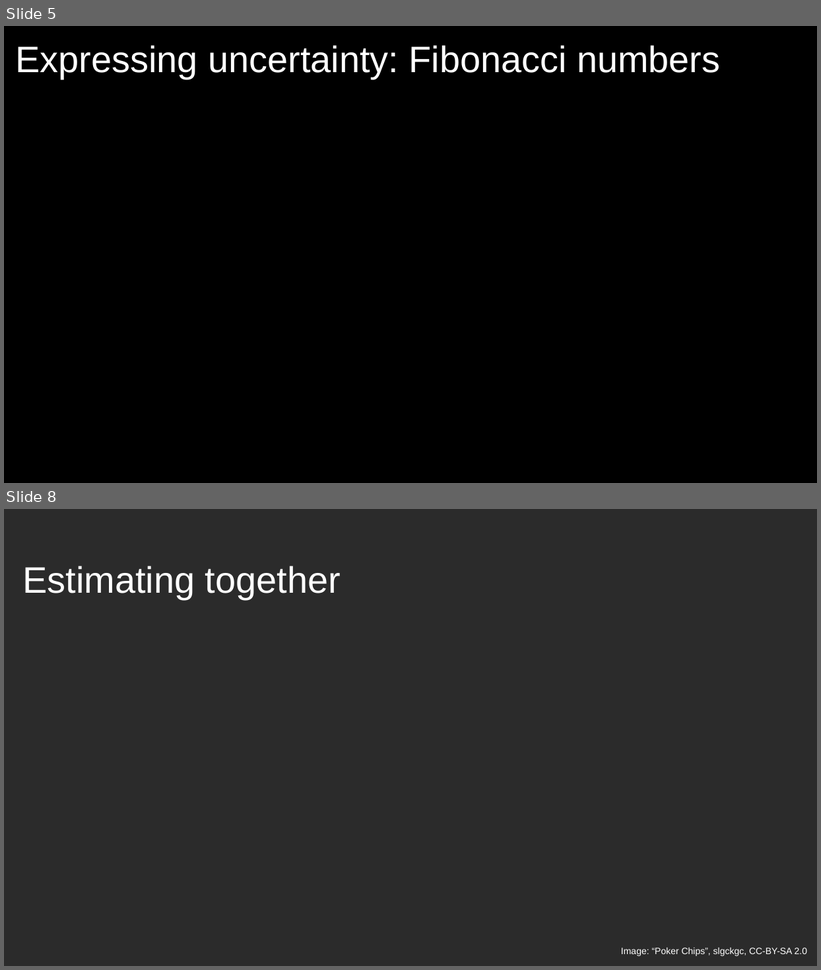
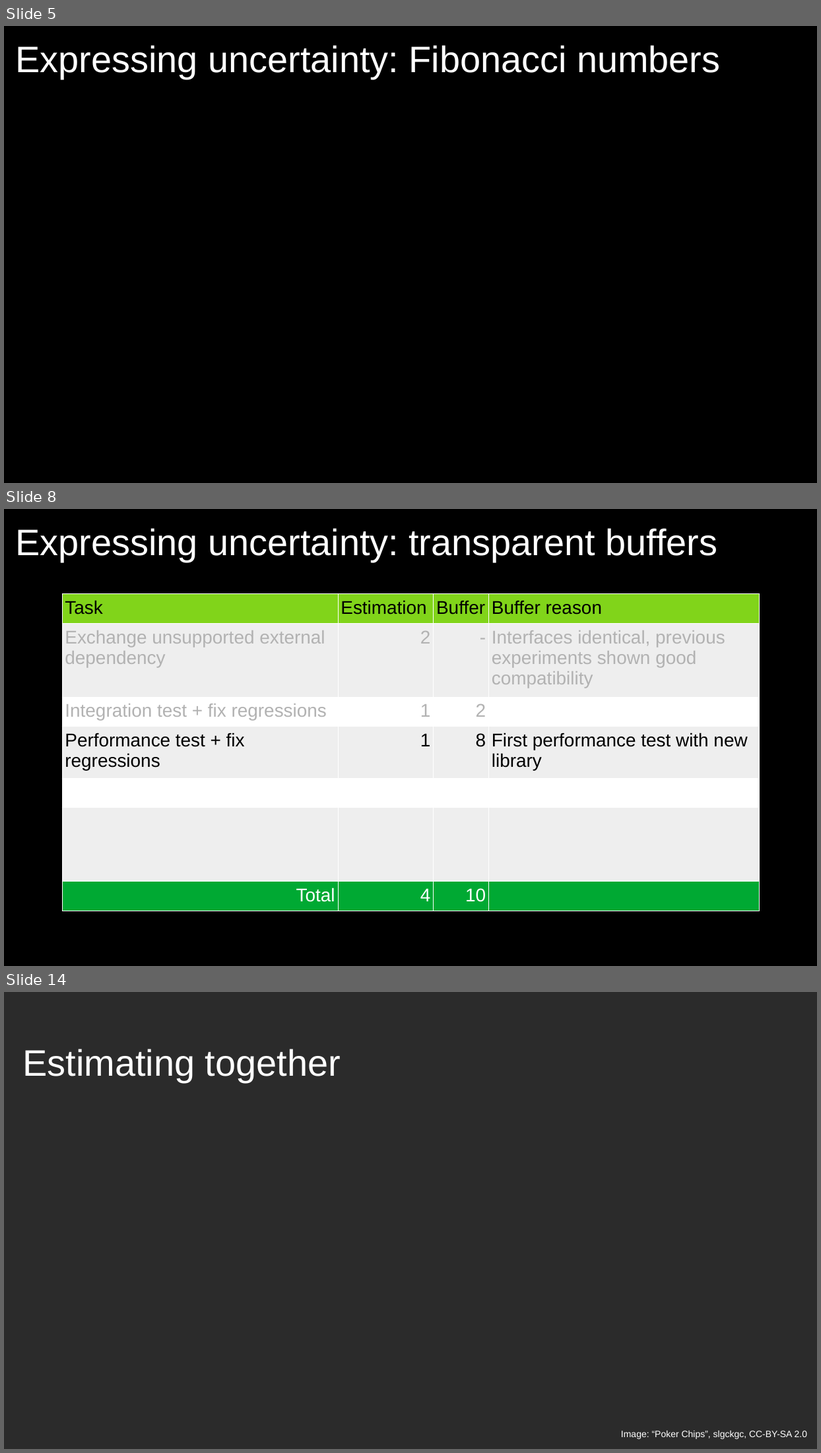
Before and after one commit to exasol/tutorials, a slide deck: estimating/estimating.odp. Shown one above the other, each under a label of ours: slides 5 and 8 before the commit, slides 5, 8 and 14 after it; the slides between them are not shown. The pictures are 821x970 and 821x1453 pixels, drawn with LibreOffice and Linux fonts; fonts in the diff are those of the drawing; background and template pictures are left out; a plain dark background stands for a picture behind light text. Boxes give left, top, right and bottom in pixels: in the first picture for what was removed or moved away, otherwise in the second. Text is boxed around its words. In the diff, an @@ line names an element or a change of style, - is before the commit and + after.

```diff
--- a/estimating/estimating.odp
+++ b/estimating/estimating.odp
@@ slide 8 added at [4,509,817,966], background #000000 @@
@@ title added at [16,528,718,562], 36 pt, text #FFFFFF @@
+Expressing uncertainty: transparent buffers
@@ table added at [62,594,759,905], 7 rows, 4 columns @@
+Task | Estimation | Buffer | Buffer reason
+Exchange unsupported external dependency | 2 | - | Interfaces identical, previous experiments shown good compatibility
+Integration test + fix regressions | 1 | 2 | 
+Performance test + fix regressions | 1 | 8 | First performance test with new library
+ |  |  | 
+ |  |  | 
+Total | 4 | 10 | 
@@ what was slide 8 is now slide 14 @@
```
Also in this commit, not shown: 11 slides changed, 5 other slides added.
